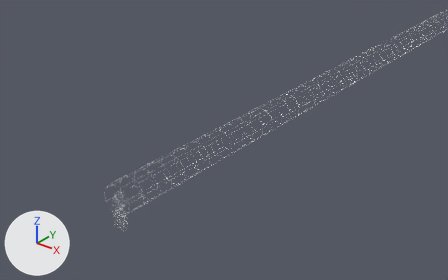
An edit to the FBX model Assets/Art/Meshes/Map/Octagon.fbx, drawn before and after from the same camera.
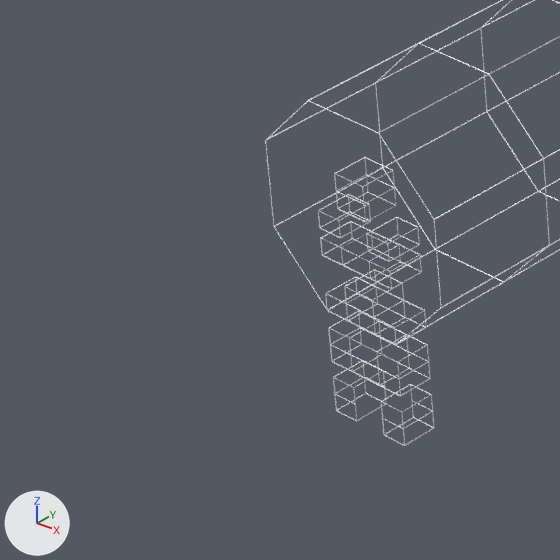
The first picture shows the older version from a 50 mm camera at (77.7, -56.1, 60.6) aimed at (15.9, 21.2, 12.7). The close-ups show both versions on the part from 15% to 32% of the width and 61% to 88% of the height of that picture; other places that the commit changed are outside them. Every picture has the same lights, and +X, +Y and +Z are marked at lower left. Where no turn or scale is listed for an object, it has been applied to the vertices.
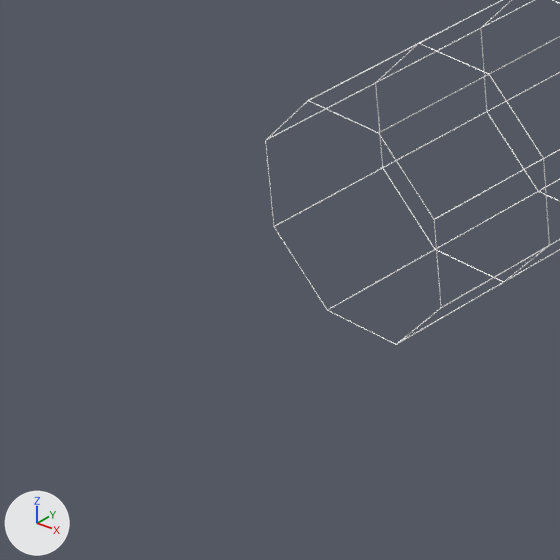
The newer file is also turned or shifted as a whole; pictures and numbers use the older file's frame.

What differs and where, as boxes [x1, y1, x2, y2] in the close-ups (560 x 560 px):
'Cube.004', deleted
    before: [328, 311, 431, 397]
'Cube', deleted
    before: [325, 269, 426, 345]
'Cube.005', deleted
    before: [333, 360, 434, 446]
'Cube.001', deleted
    before: [320, 221, 422, 289]
'Cube.003', deleted
    before: [318, 194, 420, 262]
'Cube.002', deleted
    before: [334, 157, 396, 222]

What the commit changed:
Object 'Cube.001' (ob_cube_001) is deleted.
Object 'Cube.004' (ob_cube_004) is deleted.
Object 'Cube.005' (ob_cube_005) is deleted.
Object 'Cube.003' (ob_cube_003) is deleted.
Object 'Cube' (ob_cube) is deleted.
Object 'Cube.002' (ob_cube_002) is deleted.
